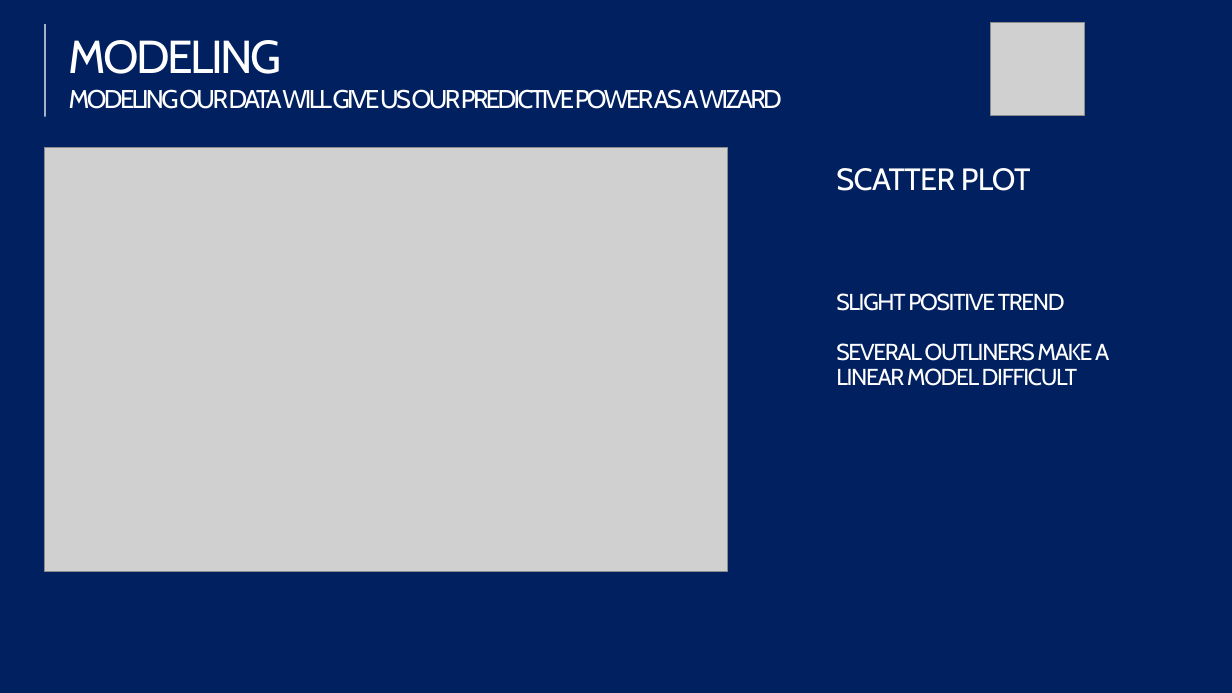
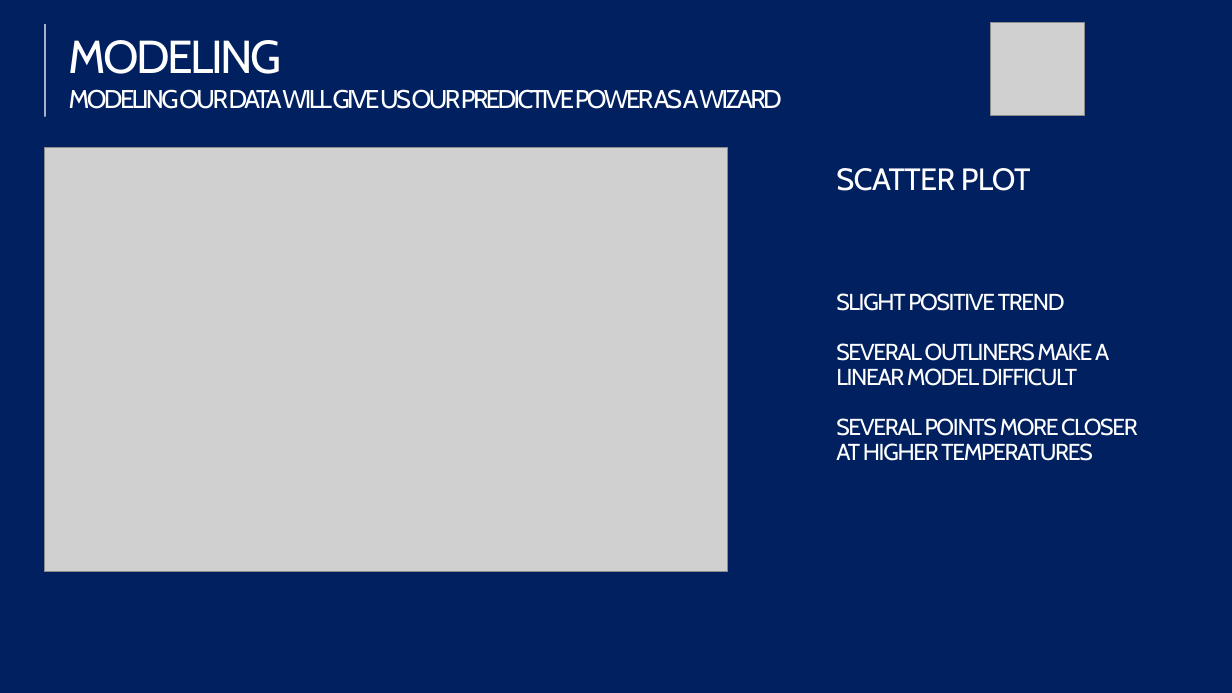
Before and after one commit to dapolloxp/607-finalproject, a slide deck: slide 6 of 607 Final Project.pptx. Drawn at 1232x693 pixels with LibreOffice and Linux fonts; fonts in the diff are those of the drawing; grey boxes stand for pictures. Boxes give left, top, right and bottom in pixels: in the first picture for what was removed or moved away, otherwise in the second. Text is boxed around its words. In the diff, an @@ line names an element or a change of style, - is before the commit and + after.

Commit message:
updated deck.

```diff
--- a/607 Final Project.pptx
+++ b/607 Final Project.pptx
@@ text at (x1=836, y1=418, x2=1138, y2=461): paragraph added @@
+SEVERAL POINTS MORE CLOSER AT HIGHER TEMPERATURES
```
